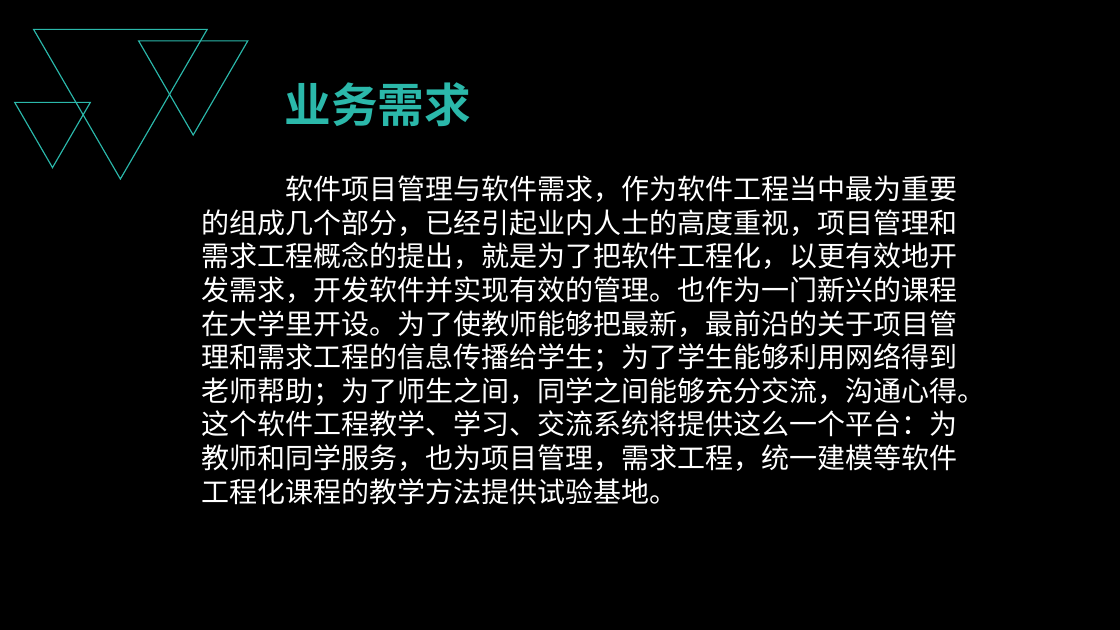
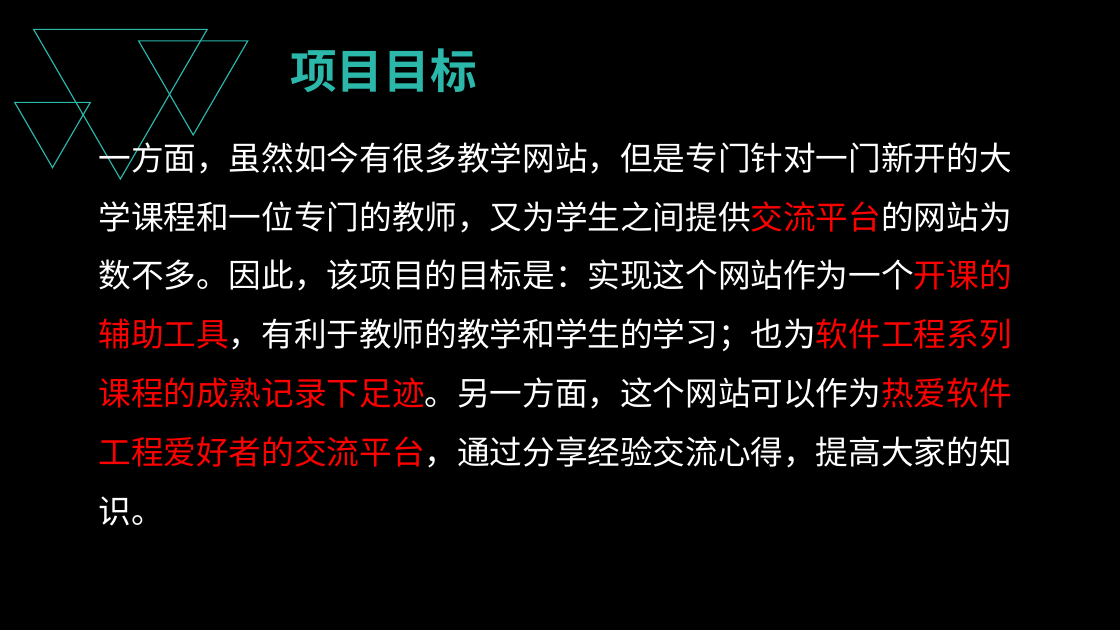
Before and after one commit to PRD2018-G03/PRD2018-G03-SoftwareEngineeringProject, a slide deck: slide 10 of 受控文档/08_其他任务/需求项目工程计划评审PPT/需求项目工程计划评审PPT.pptx (slide 7 before the commit). Drawn at 1120x630 pixels with LibreOffice and Linux fonts; fonts in the diff are those of the drawing. Boxes give left, top, right and bottom in pixels: in the first picture for what was removed or moved away, otherwise in the second. Text is boxed around its words. In the diff, an @@ line names an element or a change of style, - is before the commit and + after.

```diff
--- a/受控文档/08_其他任务/需求项目工程计划评审PPT/需求项目工程计划评审PPT.pptx
+++ b/受控文档/08_其他任务/需求项目工程计划评审PPT/需求项目工程计划评审PPT.pptx
@@ text added at (x1=290, y1=48, x2=476, y2=92), 40 pt, text #2BB8AA, bold @@
+项目目标
@@ text removed at (x1=284, y1=82, x2=470, y2=126) @@
-业务需求
@@ text added at (x1=99, y1=136, x2=1012, y2=526), 28 pt, text #FFFFFF @@
+一方面，虽然如今有很多教学网站，但是专门针对一门新开的大学课程和一位专门的教师，又为学生之间提供交流平台的网站为数不多。因此，该项目的目标是：实现这个网站作为一个开课的辅助工具，有利于教师的教学和学生的学习；也为软件工程系列课程的成熟记录下足迹。另一方面，这个网站可以作为热爱软件工程爱好者的交流平台，通过分享经验交流心得，提高大家的知识。
@@ text removed at (x1=201, y1=175, x2=985, y2=505) @@
-软件项目管理与软件需求，作为软件工程当中最为重要的组成几个部分，已经引起业内人士的高度重视，项目管理和需求工程概念的提出，就是为了把软件工程化，以更有效地开发需求，开发软件并实现有效的管理。也作为一门新兴的课程在大学里开设。为了使教师能够把最新，最前沿的关于项目管理和需求工程的信息传播给学生；为了学生能够利用网络得到老师帮助；为了师生之间，同学之间能够充分交流，沟通心得。这个软件工程教学、学习、交流系统将提供这么一个平台：为教师和同学服务，也为项目管理，需求工程，统一建模等软件工程化课程的教学方法提供试验基地。
```
Also in this commit, not shown: 21 other slides changed, 32 slides added, 11 slides removed.
